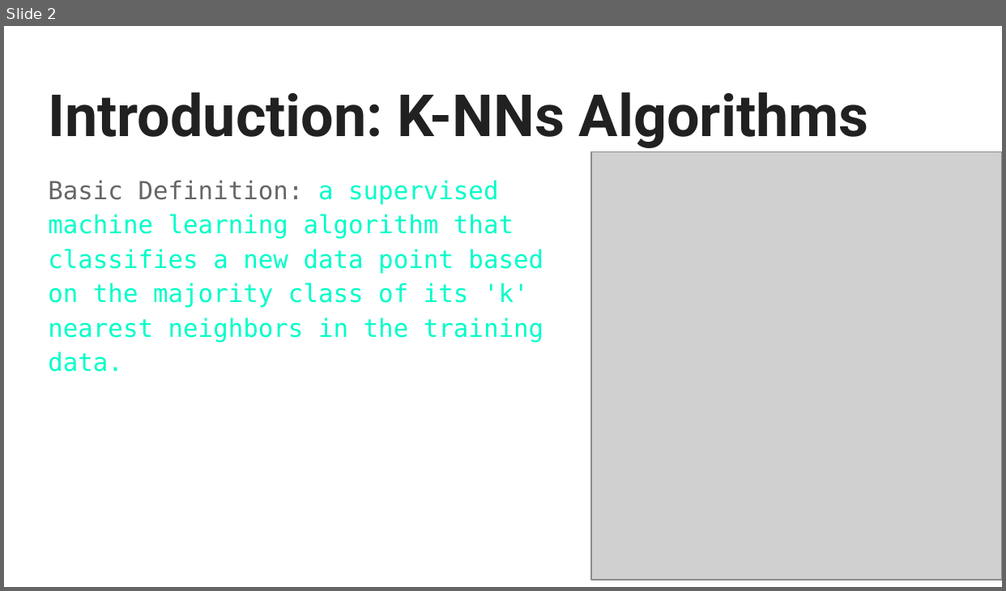
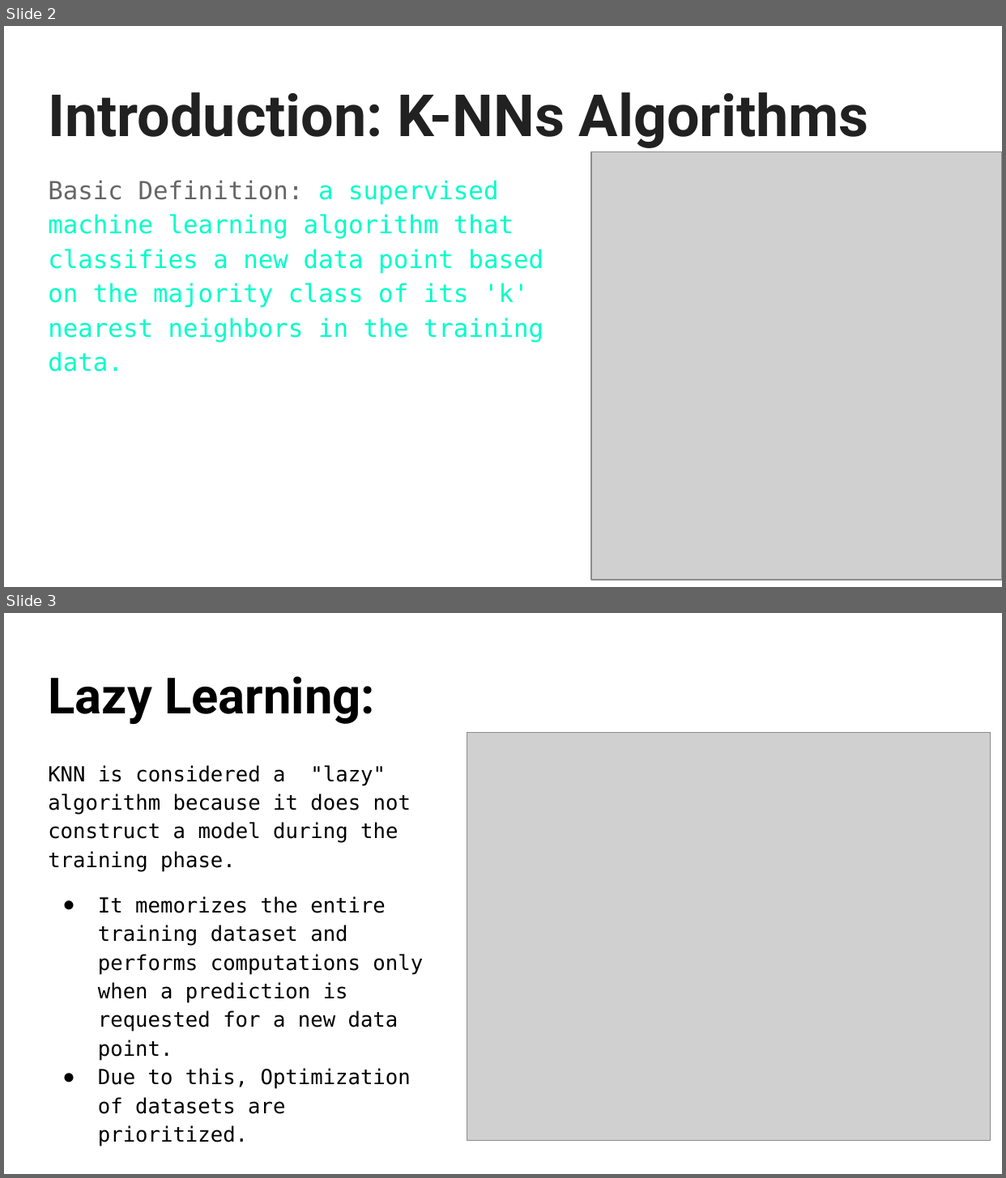
Before and after one commit to TrentNation/Data-Mining-Project-UG14, a slide deck: k-Nearest Neighbors (k-NN) Classification _ Regression.pptx. Shown one above the other, each under a label of ours: slide 2 before the commit, slides 2 and 3 after it. The pictures are 1006x591 and 1006x1178 pixels, drawn with LibreOffice and Linux fonts; fonts in the diff are those of the drawing; grey boxes stand for pictures. Boxes give left, top, right and bottom in pixels: in the first picture for what was removed or moved away, otherwise in the second. Text is boxed around its words. In the diff, an @@ line names an element or a change of style, - is before the commit and + after.

```diff
--- a/k-Nearest Neighbors (k-NN) Classification _ Regression.pptx
+++ b/k-Nearest Neighbors (k-NN) Classification _ Regression.pptx
@@ slide 3 added at (x1=4, y1=613, x2=1002, y2=1174), background #FFFFFF @@
@@ title added at (x1=48, y1=676, x2=375, y2=724), 36 pt, text #000000, bold @@
+Lazy Learning:
@@ picture added at (x1=467, y1=733, x2=991, y2=1142) @@
@@ text added at (x1=48, y1=765, x2=423, y2=1114), 15 pt, text #000000 @@
+KNN is considered a "lazy" algorithm because it does not construct a model during the training phase.
+● It memorizes the entire training dataset and performs computations only when a prediction is requested for a new data point.
+● Due to this, Optimization of datasets are prioritized.
```
Also in this commit, not shown: 5 slides changed, 8 other slides added, 2 slides removed.
